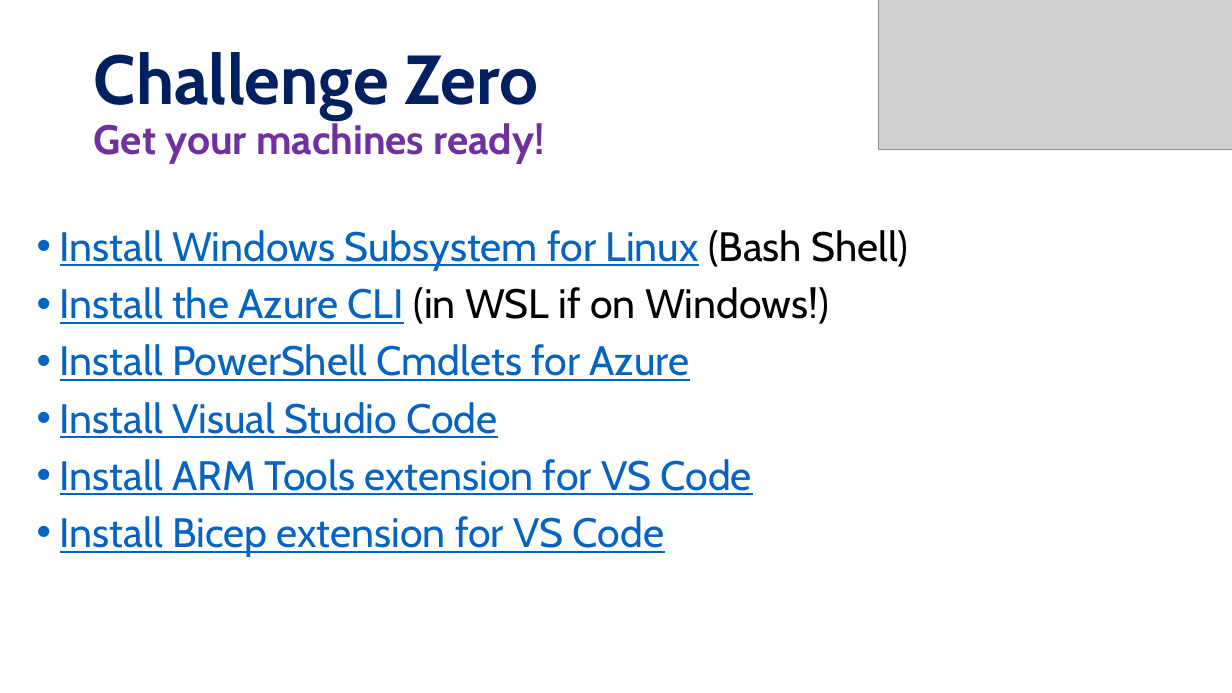
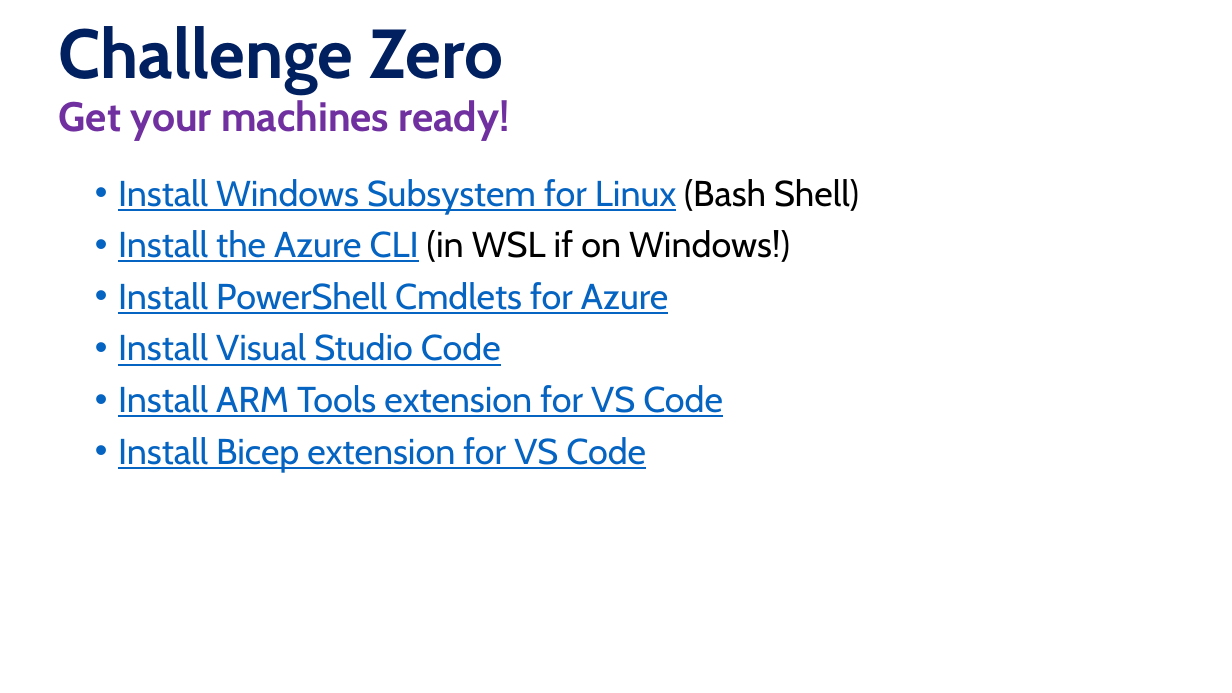
Before and after one commit to microsoft/WhatTheHack, a slide deck: slide 3 of xxx-IntroToKubernetes/Coach/Lectures.pptx. Drawn at 1232x693 pixels with LibreOffice and Linux fonts; fonts in the diff are those of the drawing; grey boxes stand for pictures; background and template pictures are left out. Boxes give left, top, right and bottom in pixels: in the first picture for what was removed or moved away, otherwise in the second. Text is boxed around its words. In the diff, an @@ line names an element or a change of style, - is before the commit and + after.

```diff
--- a/xxx-IntroToKubernetes/Coach/Lectures.pptx
+++ b/xxx-IntroToKubernetes/Coach/Lectures.pptx
@@ title "Challenge Zero" at box(59, 26, 503, 93): vertical alignment middle to bottom @@
@@ title at box(59, 26, 503, 93): text changed; size 32 to 54 pt; text colour #7030A0 to #002060 @@
-Challenge Zero
-Get your machines ready!
+Challenge Zero
@@ picture removed at box(879, 0, 1232, 149) @@
@@ text added at box(59, 100, 509, 141), 32 pt, text #7030A0, bold @@
+Get your machines ready!
@@ text "Install Windows Subsystem for Linux ...": place and size @@
-text "Install Windows Subsystem for Linux ..." at box(60, 230, 908, 557)
+text "Install Windows Subsystem for Linux ..." at box(118, 179, 859, 473)
@@ text "Install Windows Subsystem for Linux ..." at box(118, 179, 859, 473): size 32 to 28 pt @@
```
Also in this commit, not shown: 11 other slides changed.
